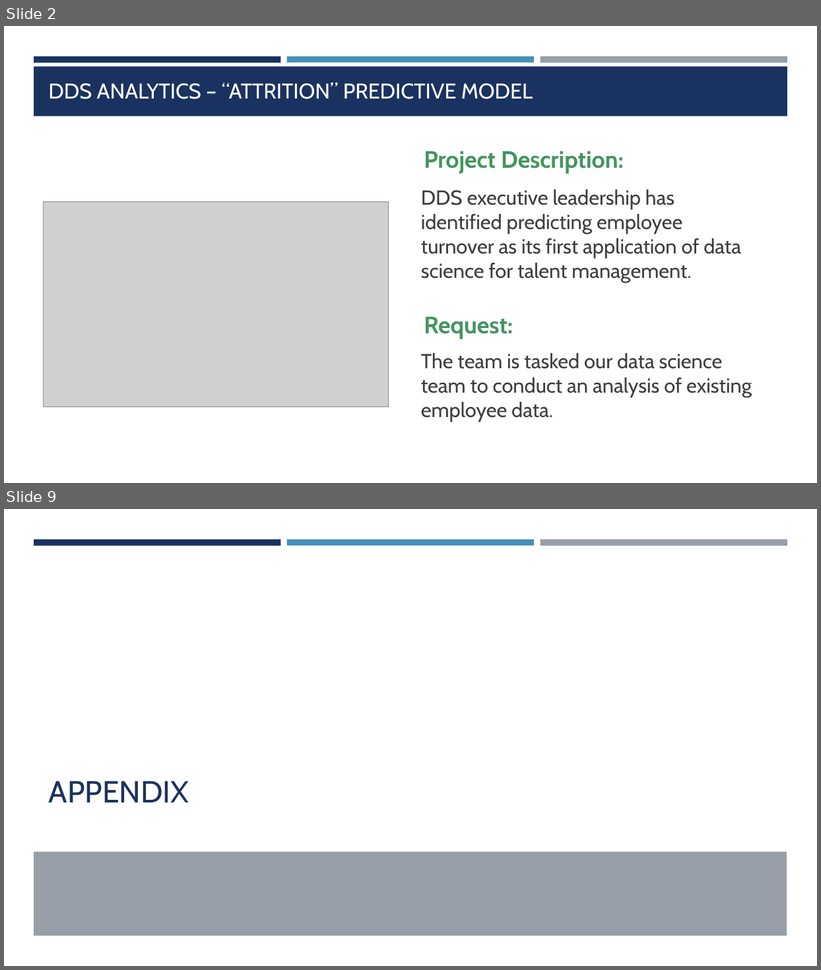
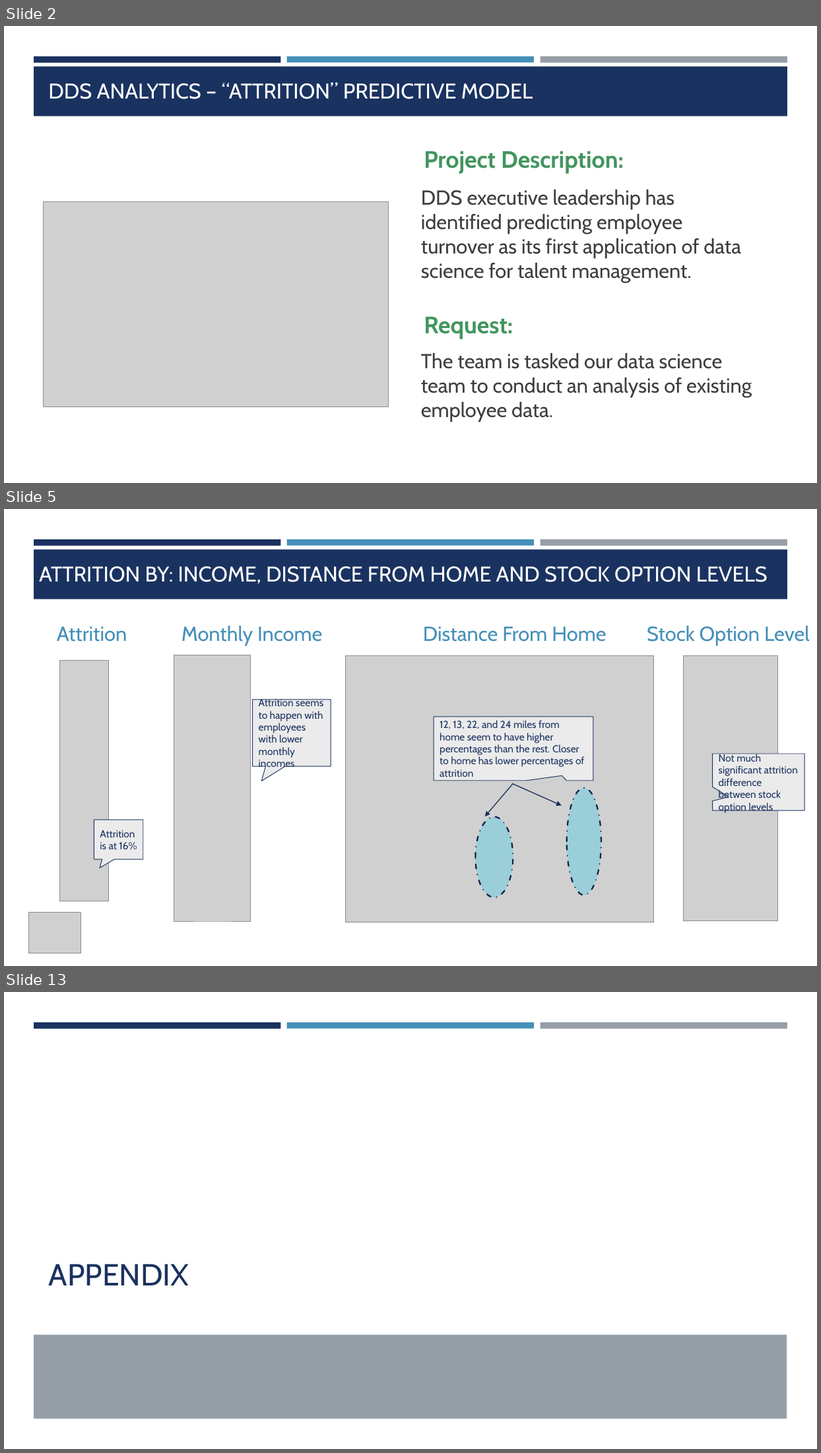
Before and after one commit to jainhsuya/msds.6306.case.study.2, a slide deck: Case Study 2.pptx. Shown one above the other, each under a label of ours: slides 2 and 9 before the commit, slides 2, 5 and 13 after it; the slides between them are not shown. The pictures are 821x970 and 821x1453 pixels, drawn with LibreOffice and Linux fonts; fonts in the diff are those of the drawing; grey boxes stand for pictures. Boxes give left, top, right and bottom in pixels: in the first picture for what was removed or moved away, otherwise in the second. Text is boxed around its words. In the diff, an @@ line names an element or a change of style, - is before the commit and + after.

```diff
--- a/Case Study 2.pptx
+++ b/Case Study 2.pptx
@@ slide 5 added at bbox=[4, 509, 817, 966], background #FFFFFF; not listed: 4 template elements that a slide beside it also shows @@
@@ title added at bbox=[39, 566, 768, 584], 25.2 pt, text #FFFFFF @@
+ATTRITION BY: INCOME, DISTANCE FROM HOME AND STOCK OPTION LEVELS
@@ text added at bbox=[57, 626, 127, 642], 24 pt, text #4590B8 @@
+Attrition
@@ text added at bbox=[182, 626, 322, 646], 24 pt, text #4590B8 @@
+Monthly Income
@@ text added at bbox=[423, 626, 606, 642], 24 pt, text #4590B8 @@
+Distance From Home
@@ text added at bbox=[647, 626, 810, 646], 24 pt, text #4590B8 @@
+Stock Option Level
@@ picture added at bbox=[59, 660, 108, 902] @@
@@ picture added at bbox=[174, 655, 250, 921] @@
@@ picture added at bbox=[346, 656, 653, 923] @@
@@ picture added at bbox=[684, 656, 778, 921] @@
@@ speech box added at bbox=[253, 700, 331, 767], fill #EBEBEB, outline #1A3260 0.75 pt, 12 pt, text #1A3260 @@
+Attrition seems to happen with employees with lower monthly incomes
@@ speech box added at bbox=[434, 717, 594, 781], fill #EBEBEB, outline #1A3260 0.75 pt, 12 pt, text #1A3260 @@
+12, 13, 22, and 24 miles from home seem to have higher percentages than the rest. Closer to home has lower percentages of attrition
@@ speech box added at bbox=[713, 755, 805, 811], fill #EBEBEB, outline #1A3260 0.75 pt, 12 pt, text #1A3260 @@
+Not much significant attrition difference between stock option levels
@@ arrow added from (514, 784) to (485, 817), #172D56 1 pt @@
@@ arrow added from (514, 784) to (562, 806), #172D56 1 pt @@
@@ ellipse added at bbox=[567, 788, 602, 896], fill #45CBE8 at 39% opacity, outline #132547 1.75 pt dashed @@
@@ speech box added at bbox=[94, 820, 143, 859], fill #EBEBEB, outline #1A3260 0.75 pt, 12 pt, text #1A3260 @@
+Attrition is at 16%
@@ ellipse added at bbox=[475, 817, 514, 898], fill #45CBE8 at 39% opacity, outline #132547 1.75 pt dashed @@
@@ picture added at bbox=[28, 913, 81, 955] @@
@@ what was slide 9 is now slide 13 @@
```
Also in this commit, not shown: 5 slides changed, 4 other slides added, 1 slide removed.
